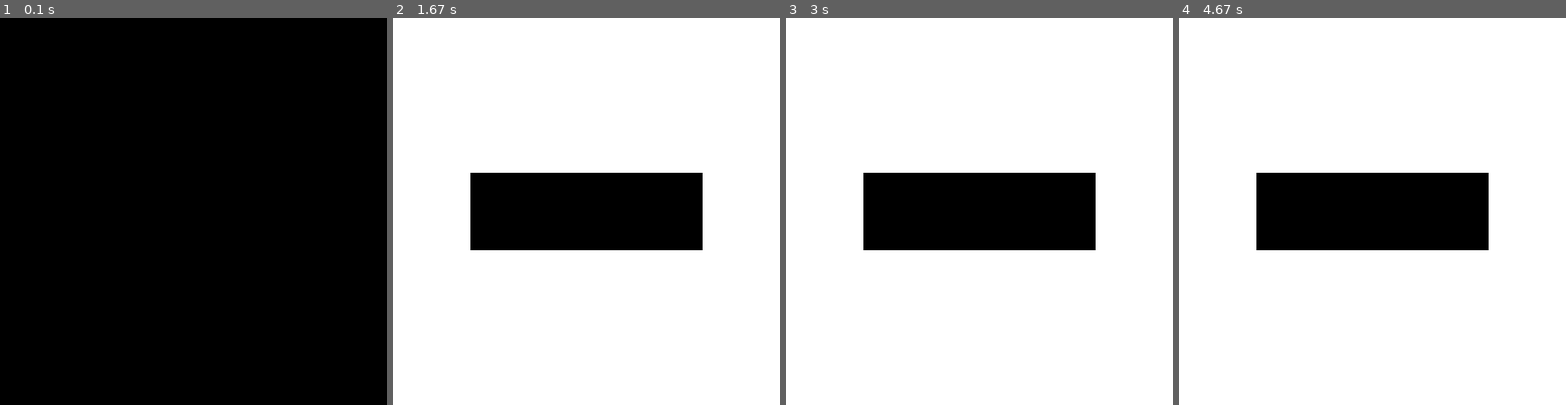
Above: before the commit, frames 1-4 (left to right).
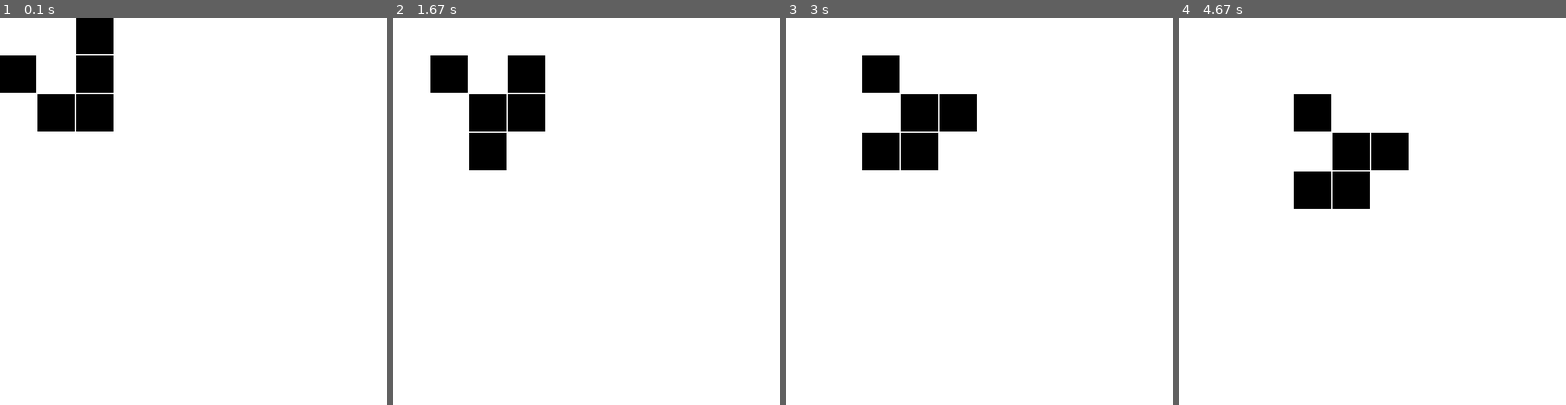
Above: after the commit, the same moments.

Repository: fawamin/SCS_Schriftl_Ausarbeit
Game: pygame game, started from Visualisation.py
Two runs of this game, one before a commit and one after it. Both use one fixed random seed, a clock stepped at 60 frames per second and the inputs below.
Inputs:
- Up to frame 1 (0.1 s): no input
- Up to frame 2 (1.67 s): tap Enter at 0.33 s
- Up to frame 3 (3 s): no input
- Up to frame 4 (4.67 s): no input

The runs differ from the first frame. In frame 1, 95% of the frame differs, in the area x 0-100%, y 0-100%; in frame 2, 17%; in frame 3, 17%; in frame 4, 13%.

Commit message:
Todo file + Adding spacers between Cells

Diff:
--- a/Visualisation.py
+++ b/Visualisation.py
@@ -19,6 +19,7 @@
 SCREEN_Height = 600
 screen = pygame.display.set_mode((SCREEN_Width, SCREEN_Height))
 
+
 class DisplayGOL:
 
     gol = None
@@ -33,14 +34,19 @@
         self.dh = displayheight
 
     def TestPeparationMethod(self):
-        self.gol.setSaveFile("Saves/5x5test.npy")
+        self.gol.setSaveFile("Saves/10x10Glider.npy")
         self.gol.loadFileData()
-        #Event to cycle day every t
-        DAYEVENT, t = pygame.USEREVENT+1, 500
-        pygame.time.set_timer(DAYEVENT,t)
+        #DAYEVENT is event type thats user generated
+        DAYEVENT  = pygame.USEREVENT+1
+        # cyclelenght is the lenght in ms
+        cyclelenght = 500
+        # Sets a Timer that triggers the DAYEVENT every cyclelenght ms
+        pygame.time.set_timer(DAYEVENT,cyclelenght)
         running = True
+        #Render Screen once before first Cycle
+        self.renderScreen()
         while running:
-            #screen.fill((255, 255, 255))
+            self.renderScreen()
             for event in pygame.event.get():
                 if event.type == KEYDOWN:
                     if event.key == K_ESCAPE:
@@ -48,8 +54,8 @@
                 elif event.type == QUIT:
                     running = False
                 if event.type == DAYEVENT:
+                    self.gol.cycleDay()
                     self.renderScreen()
-                    self.gol.cycleDay()
 
 
 
@@ -67,7 +73,7 @@
             elif field[row,col] == 1:
                 colour = self.colalive
             #Draw Cell
-            pygame.draw.rect(screen,colour,(row * width,col * height,width,height))
+            pygame.draw.rect(screen,colour,(row * width - 2 ,col * height -2 , width -2 , height- 2))
         #Update display
         pygame.display.update()
 
Not shown, added: ToDo.txt
